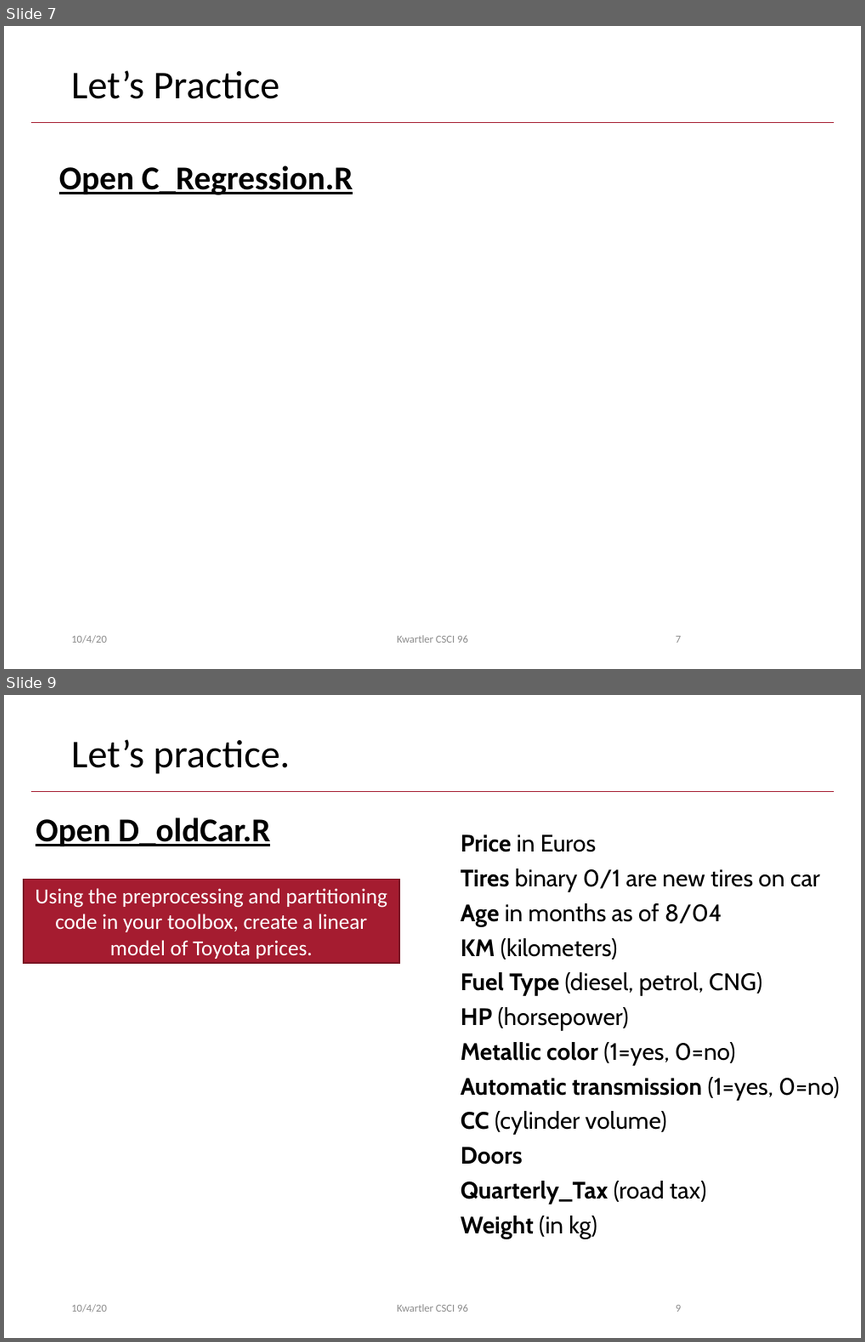
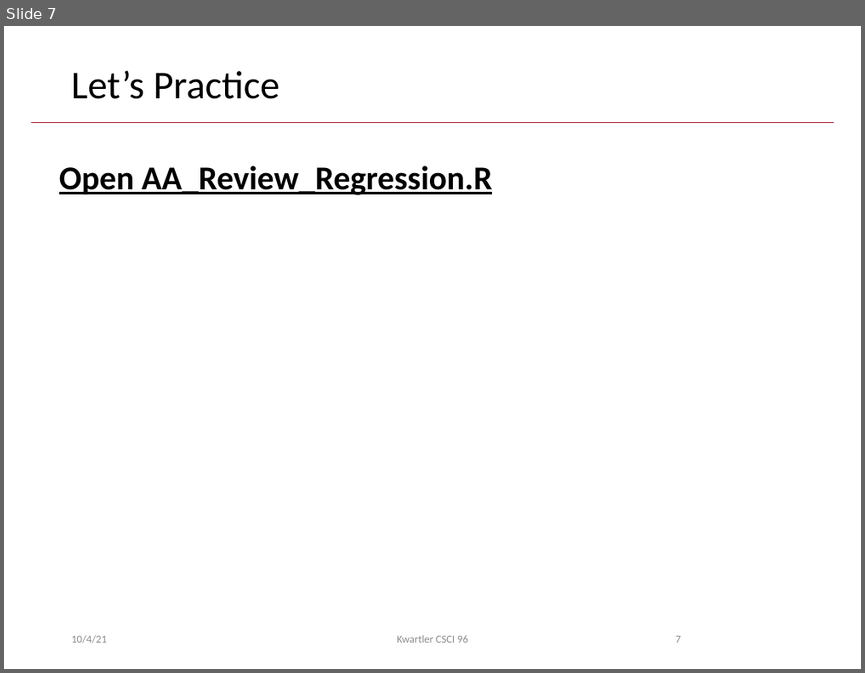
Before and after one commit to kwartler/Harvard_DataMining_Business_Student, a slide deck: Lessons/E_LogReg/Regression_review.pptx. Shown one above the other, each under a label of ours: slides 7 and 9 before the commit, slide 7 after it; the slides between them are not shown. The pictures are 865x1342 and 865x673 pixels, drawn with LibreOffice and Linux fonts; fonts in the diff are those of the drawing; background and template pictures are left out. Boxes give left, top, right and bottom in pixels: in the first picture for what was removed or moved away, otherwise in the second. Text is boxed around its words. In the diff, an @@ line names an element or a change of style, - is before the commit and + after.

Commit message:
adjust logistic regression lesson

```diff
--- a/Lessons/E_LogReg/Regression_review.pptx
+++ b/Lessons/E_LogReg/Regression_review.pptx
@@ slide 9 removed at box(4, 695, 861, 1338), background #FFFFFF; not listed: 1 template element that a slide beside it also shows @@
@@ title removed at box(71, 739, 290, 774) @@
-Let’s practice.
@@ text removed at box(35, 817, 270, 846) @@
-Open D_oldCar.R
@@ text removed at box(460, 834, 840, 1203) @@
-Price in Euros
-Tires binary 0/1 are new tires on car
-Age in months as of 8/04
-KM (kilometers)
-Fuel Type (diesel, petrol, CNG)
-HP (horsepower)
-Metallic color (1=yes, 0=no)
-Automatic transmission (1=yes, 0=no)
-CC (cylinder volume)
-Doors
-Quarterly_Tax (road tax)
-Weight (in kg)
@@ rectangle removed at box(24, 879, 400, 964) @@
-Using the preprocessing and partitioning code in your toolbox, create a linear model of Toyota prices.
@@ text removed at box(71, 1304, 107, 1312) @@
-10/4/20
@@ text removed at box(397, 1304, 468, 1311) @@
-Kwartler CSCI 96
@@ page number removed at box(676, 1304, 681, 1311) @@
-9
@@ slide 7 changed as well @@
@@ text at box(59, 165, 493, 195): text changed @@
-Open C_Regression.R
+Open AA_Review_Regression.R
@@ text at box(71, 635, 107, 643): text changed @@
-10/4/20
+10/4/21
```
Also in this commit, not shown: 6 other slides changed, 23 other slides removed, 9 other files.
